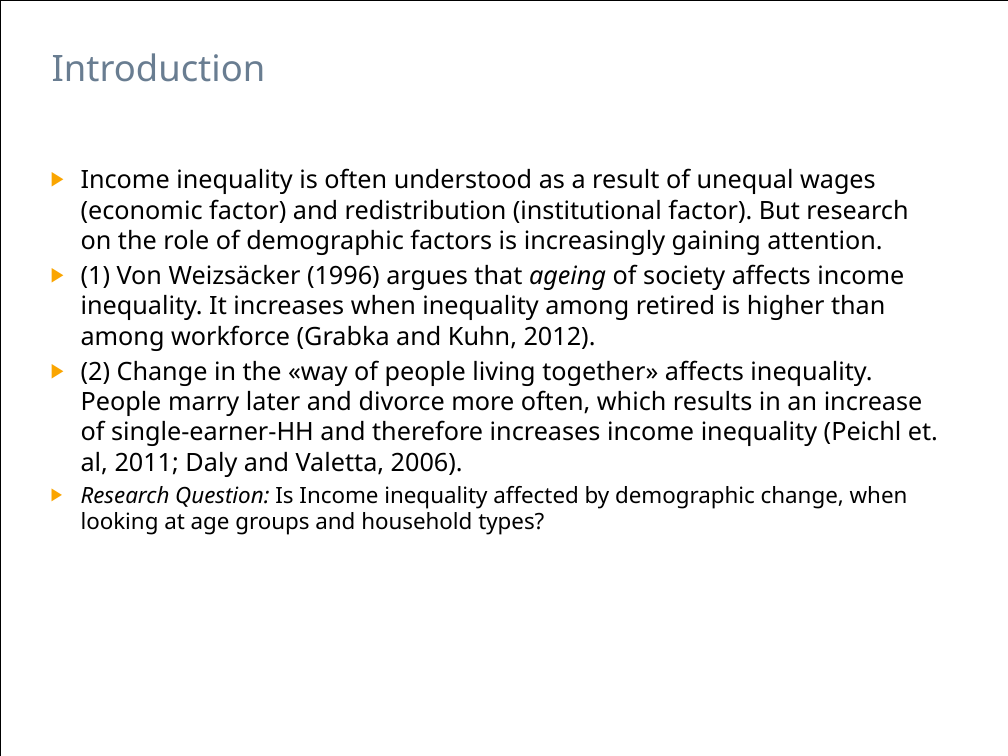
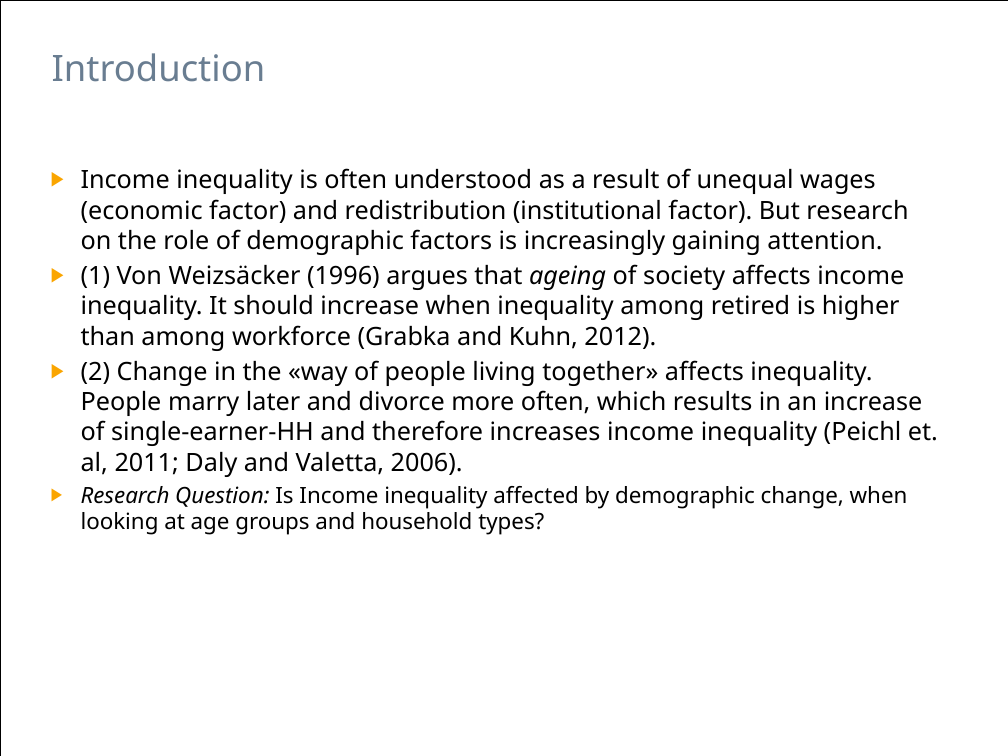
Before and after one commit to hackstutz/neuchatel, a slide deck: slide 2 of presentation/Inequality by Demographic Factors_NoTheory_2.pptx. Drawn at 1008x756 pixels with LibreOffice and Linux fonts; fonts in the diff are those of the drawing. Boxes give left, top, right and bottom in pixels: in the first picture for what was removed or moved away, otherwise in the second. Text is boxed around its words. In the diff, an @@ line names an element or a change of style, - is before the commit and + after.

Commit message:
update presentation

```diff
--- a/presentation/Inequality by Demographic Factors_NoTheory_2.pptx
+++ b/presentation/Inequality by Demographic Factors_NoTheory_2.pptx
@@ text at <box>81,264,904,351</box>: text changed @@
-▶ (1) Von Weizsäcker (1996) argues that ageing of society affects income inequality. It increases when inequality among retired is higher than among workforce (Grabka and Kuhn, 2012).
+▶ (1) Von Weizsäcker (1996) argues that ageing of society affects income inequality. It should increase when inequality among retired is higher than among workforce (Grabka and Kuhn, 2012).
```
Also in this commit, not shown: 3 other slides changed, 1 other file.
